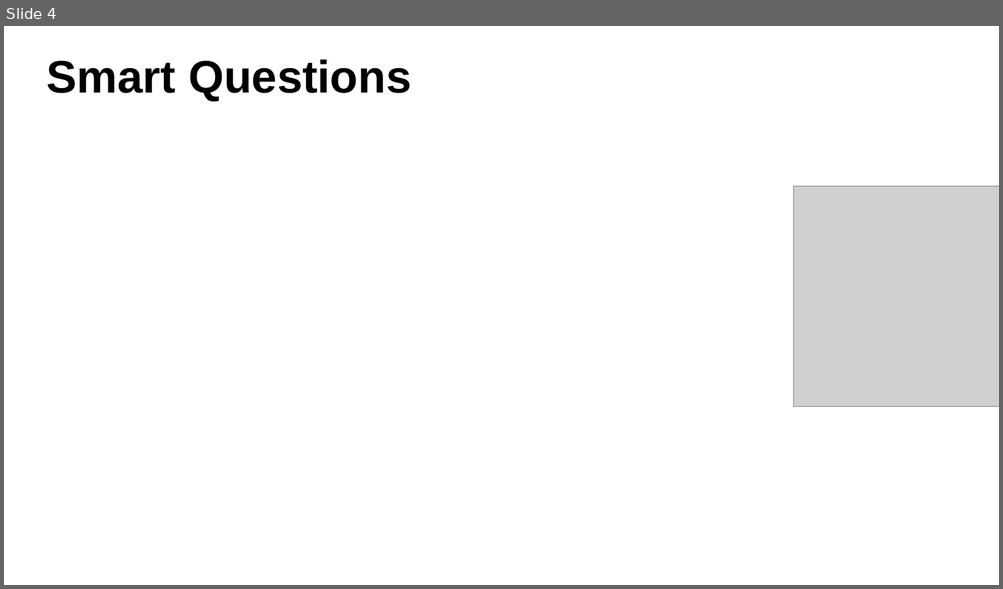
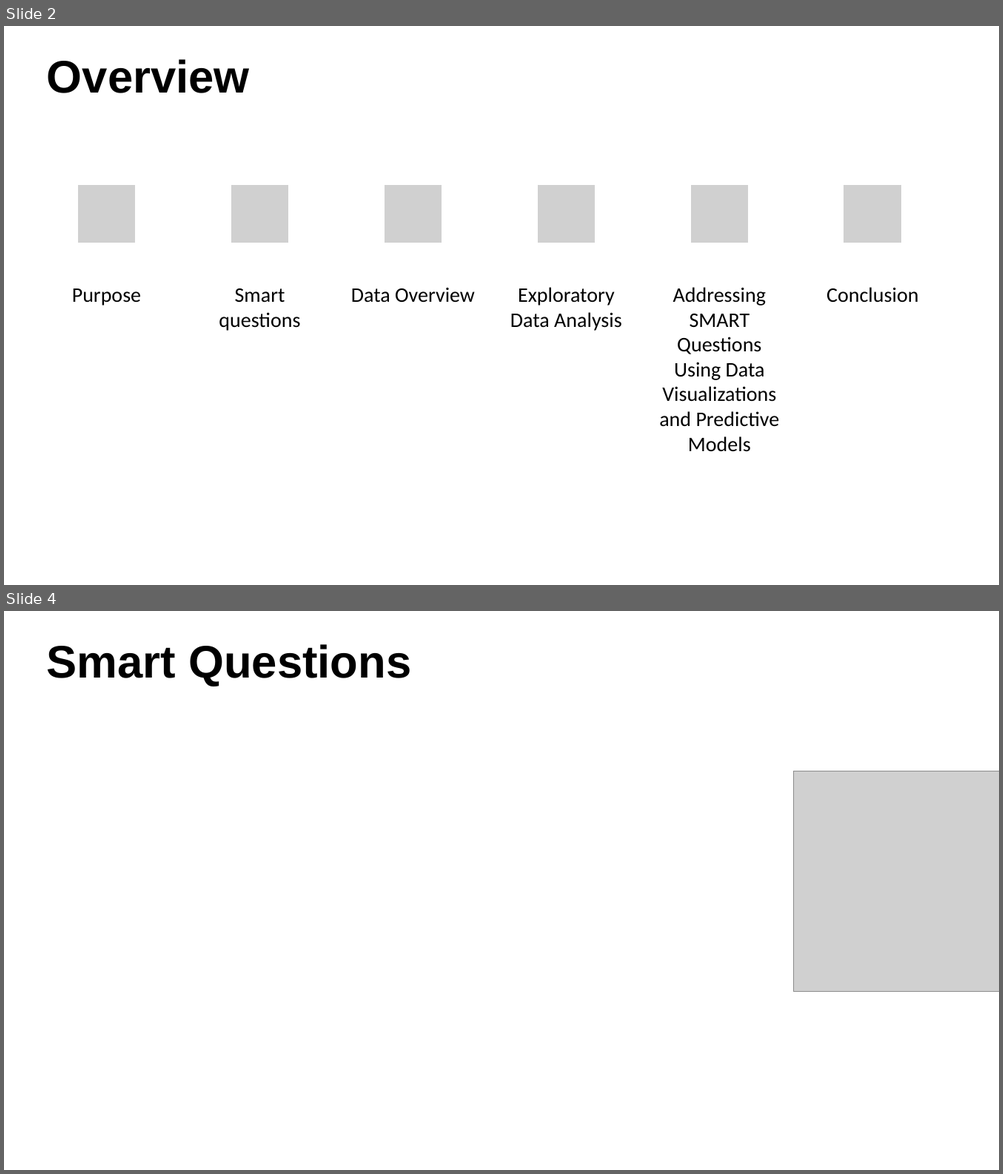
Before and after one commit to Aakash2112/DATS6103_Project, a slide deck: PPT_Team3.pptx. Shown one above the other, each under a label of ours: slide 4 before the commit, slides 2 and 4 after it; the slides between them are not shown. The pictures are 1003x589 and 1003x1174 pixels, drawn with LibreOffice and Linux fonts; fonts in the diff are those of the drawing; grey boxes stand for pictures; background and template pictures are left out. Boxes give left, top, right and bottom in pixels: in the first picture for what was removed or moved away, otherwise in the second. Text is boxed around its words. In the diff, an @@ line names an element or a change of style, - is before the commit and + after.

```diff
--- a/PPT_Team3.pptx
+++ b/PPT_Team3.pptx
@@ slide 2 added at [4, 26, 999, 585], background picture (left out) @@
@@ text added at [47, 59, 250, 93], 44 pt, text #000000, bold @@
+Overview
@@ group added at [72, 184, 918, 452]: 6 pictures, 6 texts @@
+Purpose
+Smart questions
+Data Overview
+Exploratory Data Analysis
+Addressing SMART Questions Using Data Visualizations and Predictive Models
+Conclusion
```
Also in this commit, not shown: 4 slides changed, 1 slide removed.
